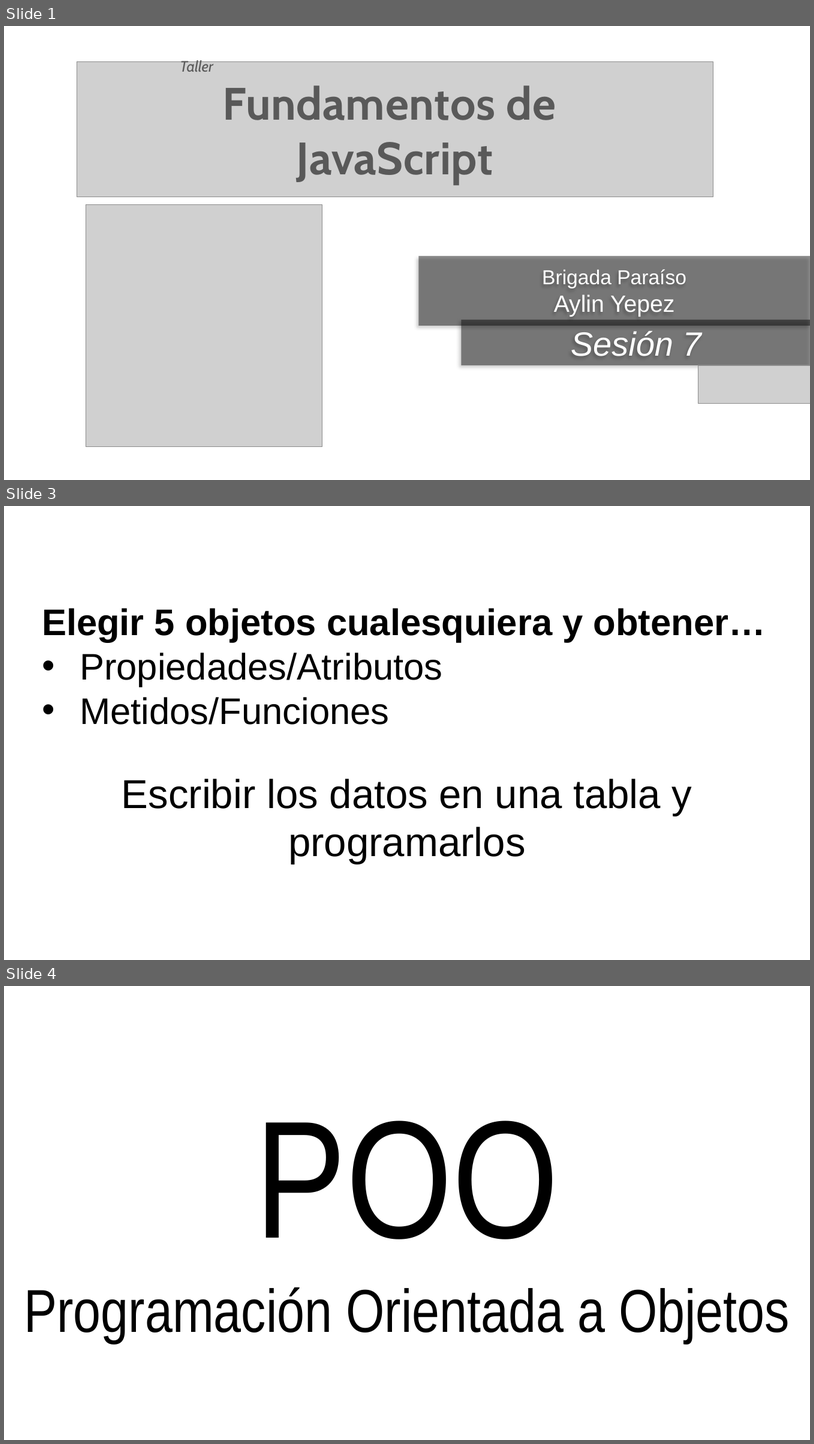
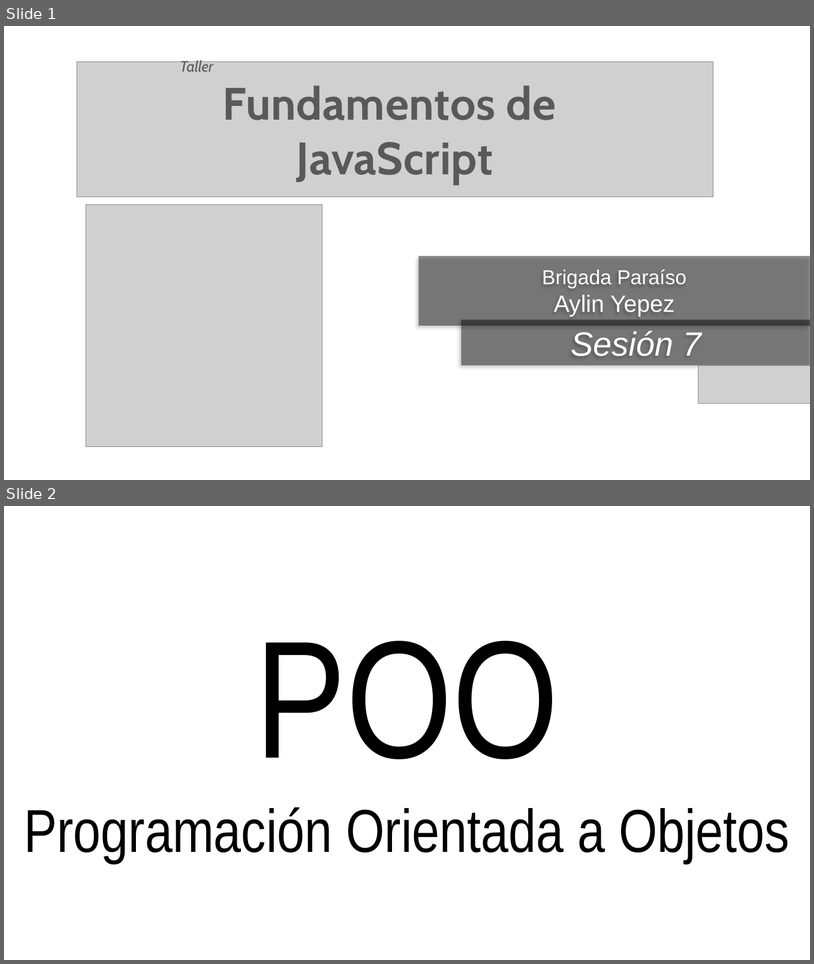
Before and after one commit to YPZ-24/Curso_FundamentosJS, a slide deck: Presentaciones/clase7.pptx. Shown one above the other, each under a label of ours: slides 1, 3 and 4 before the commit, slides 1 and 2 after it; the slides between them are not shown. The pictures are 814x1444 and 814x964 pixels, drawn with LibreOffice and Linux fonts; fonts in the diff are those of the drawing; grey boxes stand for pictures; background and template pictures are left out. Boxes give left, top, right and bottom in pixels: in the first picture for what was removed or moved away, otherwise in the second. Text is boxed around its words. In the diff, an @@ line names an element or a change of style, - is before the commit and + after.

```diff
--- a/Presentaciones/clase7.pptx
+++ b/Presentaciones/clase7.pptx
@@ slide 3 removed at [4,506,810,960], background picture (left out) @@
@@ text removed at [42,608,766,864] @@
-Elegir 5 objetos cualesquiera y obtener…
-• Propiedades/Atributos
-• Metidos/Funciones
-Escribir los datos en una tabla y programarlos
@@ what was slide 4 is now slide 2 @@
```
Also in this commit, not shown: 2 slides changed, 9 slides added, 5 other files.
